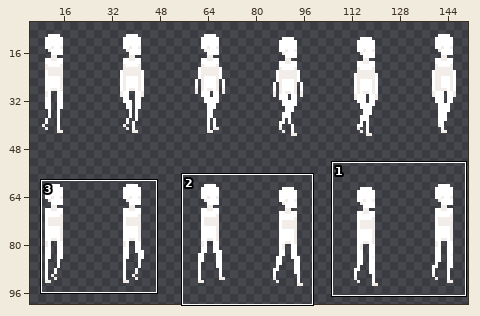
Sprite sheet, stored at Assets/Resources/Player/WalkAnimation/FrontAngledWalk.png. Above: a wide view before the commit, with the close-up outlined.
Close-up. Before the edit:
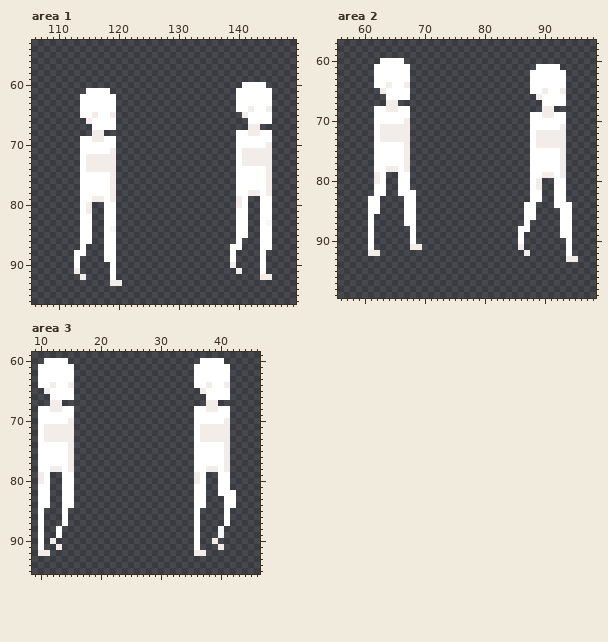
The file is 156x100 pixels. Pixels under 10% opacity are left out. Colours within 5 levels of each other are drawn and written as one. Shown: area 1: x 106..149, y 53..96; area 2: x 56..98, y 57..99; area 3: x 9..46, y 59..95. The wide view leaves out empty margins. The commit also changed other parts of the picture, which this record leaves out.
And afterwards:
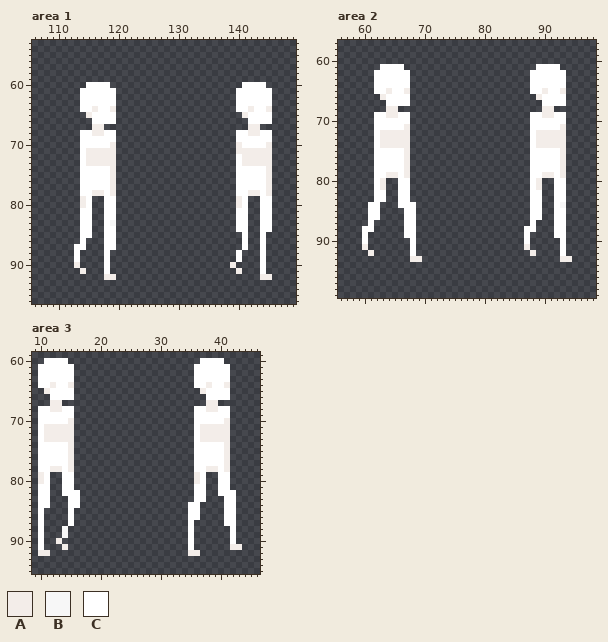
Palette (. is transparent): A #f3ede9  B #f7f7f7  C #ffffff
Changes in this commit:
Area 1:
y 60: x 115..118 .... -> CCCC
y 61: x 114 . -> C; x 119 . -> C
y 64: x 116 C -> A; x 119 C -> A
y 65: x 114..116 CCA -> .AC; x 119 A -> C
y 66: x 115 A -> .
y 67: x 116..119 CCCC -> AA..
y 68: x 114..115 .. -> CC; x 118..119 .. -> CC
y 69: x 116..117 AA -> CC
y 70: x 119 C -> A; x 140 C -> A
y 71: x 115..118 CCCC -> AAAA; x 140 C -> A
y 74: x 115..118 AAAA -> CCCC
y 78: x 116..117 CC -> AA
y 79: x 114 C -> A; x 116..117 AA -> ..; x 119 A -> C
y 80: x 114..115 CA -> AC
y 81: x 115 A -> C
y 83: x 119 C -> B; x 145 B -> C
y 84: x 119 B -> C
y 85: x 140 C -> .; x 145 C -> .
y 86: x 115 C -> .; x 140..141 C. -> .C; x 145 C -> .
y 87: x 113 . -> C; x 139..141 CC. -> ..C; x 145 C -> .
y 88: x 114 C -> .; x 119 C -> .; x 139..140 C. -> .C
y 89: x 119 C -> .; x 139..140 C. -> .C
y 90: x 113 C -> A; x 118..119 .C -> C.
y 91: x 113..114 A. -> .A; x 118..119 .C -> C.
y 92: x 114 A -> .; x 118..119 .C -> AA
y 93: x 119..120 AA -> ..
Area 2:
y 60: x 63..66 CCCC -> ....
y 61: x 62 C -> .; x 67 C -> .
y 64: x 64 A -> C; x 67 A -> C
y 65: x 62..64 .AC -> CCA; x 67 C -> A
y 66: x 63 . -> A
y 67: x 64..67 AA.. -> CCCC
y 68: x 62..63 CC -> ..; x 66..67 CC -> ..
y 69: x 64..65 CC -> AA
y 70: x 67 A -> C
y 71: x 63..66 AAAA -> CCCC
y 74: x 63..66 CCCC -> AAAA
y 78: x 64..65 AA -> CC
y 79: x 62 A -> C; x 64..65 .. -> AA; x 67 C -> A
y 80: x 62..63 AC -> CA
y 81: x 63 C -> A
y 82: x 68 C -> .
y 83: x 61 C -> .; x 63 . -> C; x 66 . -> C; x 68 C -> .
y 84: x 66 . -> C; x 87 C -> .; x 89 . -> C; x 93..94 CC -> B.
y 85: x 87 C -> .; x 89 . -> C; x 92 . -> C; x 94 C -> .
y 86: x 62 . -> C; x 87 C -> .; x 89 . -> C; x 92 . -> C; x 94 C -> .
y 87: x 87..88 C. -> .C; x 92 . -> C; x 94 C -> .
y 88: x 60 . -> C; x 67 . -> C; x 86 C -> .; x 88 . -> C; x 92 . -> C; x 94 C -> .
y 89: x 60..61 .C -> C.; x 67 . -> C; x 86..87 C. -> .C; x 92 . -> C; x 94 C -> .
y 90: x 60..61 .C -> C.; x 86..87 C. -> .C; x 93..94 .C -> C.
y 91: x 60..61 .C -> A.; x 68..69 AA -> C.; x 86..87 A. -> .A; x 93..94 .C -> C.
y 92: x 62 A -> .; x 68 . -> C; x 87..88 A. -> .A; x 93..94 .C -> C.
y 93: x 68..69 .. -> AA; x 93 . -> A; x 95 A -> .
Area 3:
y 82: x 16 . -> C
y 83: x 14 C -> .; x 16 . -> C
y 84: x 14 C -> .; x 16 . -> C; x 35 . -> C; x 37 C -> .
y 85..86: x 14..15 C. -> .C; x 35 . -> C; x 42 . -> C
y 87: x 14..15 C. -> .C; x 35..36 .C -> C.; x 42 . -> C
y 88..89: x 13..14 C. -> .B; x 35..36 .C -> C.; x 40 B -> .; x 42 . -> C
y 90: x 12..13 A. -> .A; x 35..36 .C -> C.; x 39 A -> .; x 42 . -> C
y 91: x 13..14 A. -> .A; x 35..36 .C -> C.; x 40 A -> .; x 42..43 .. -> AA
y 92: x 35 . -> A; x 37 A -> .
